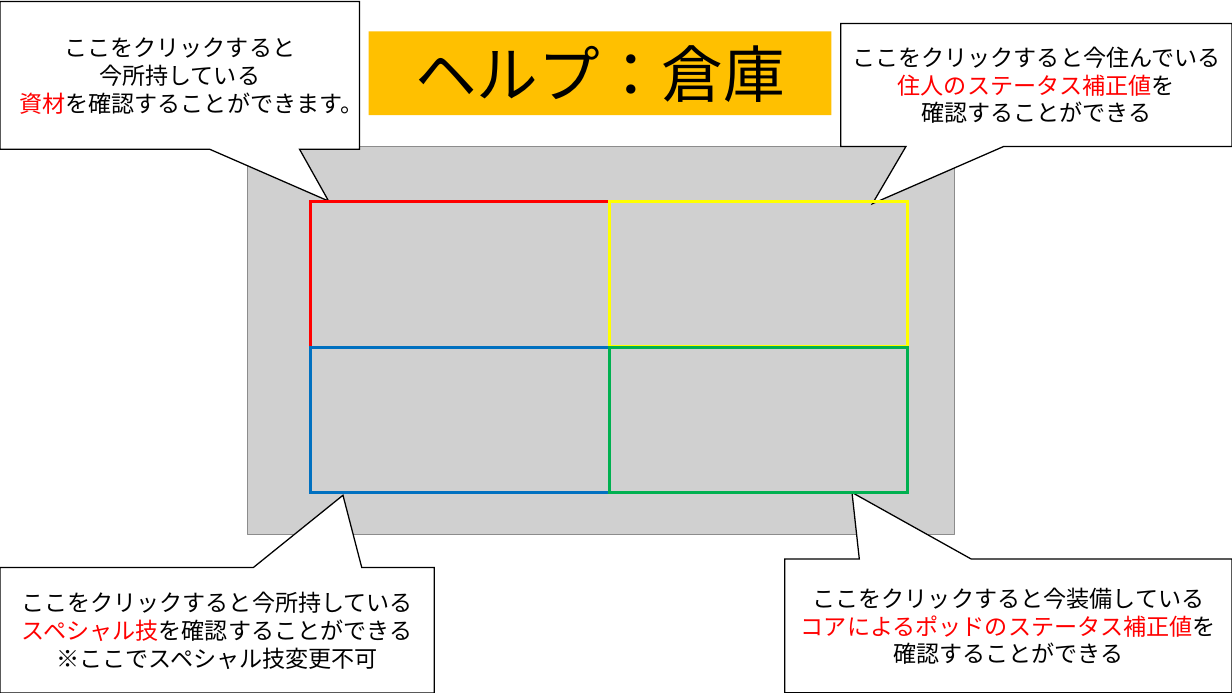
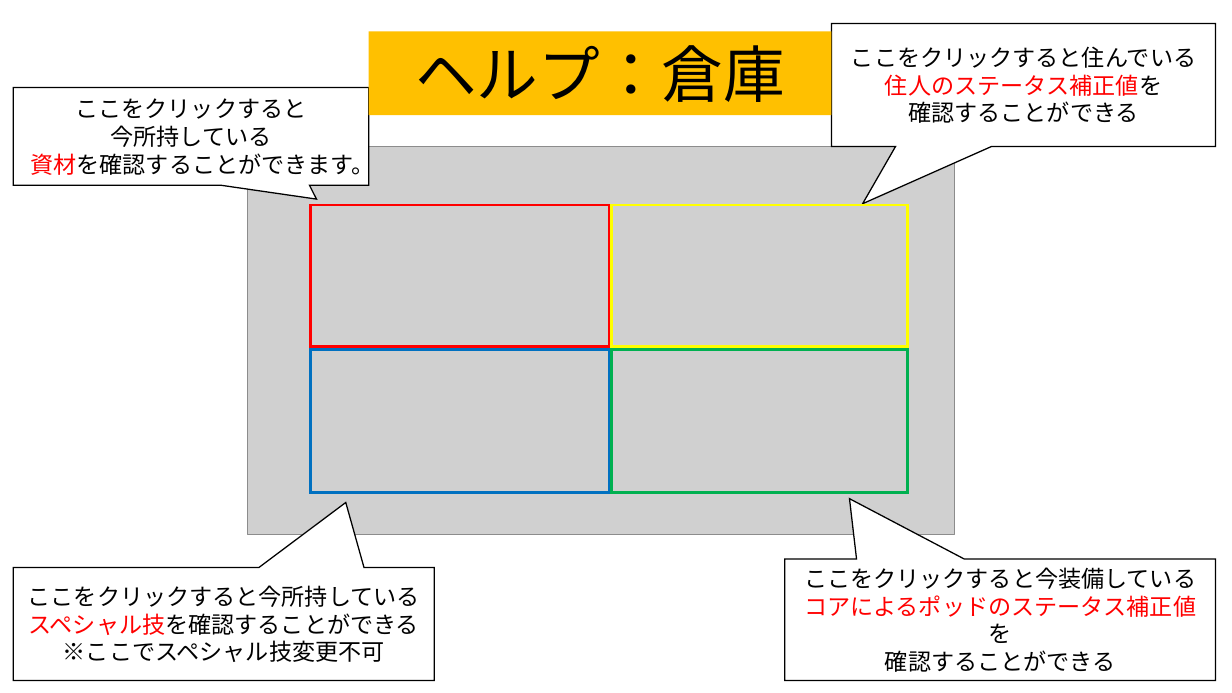
Before and after one commit to team556/team, a slide deck: slide 2 of 説明文.pptx. Drawn at 1232x693 pixels with LibreOffice and Linux fonts; fonts in the diff are those of the drawing; grey boxes stand for pictures. Boxes give left, top, right and bottom in pixels: in the first picture for what was removed or moved away, otherwise in the second. Text is boxed around its words. In the diff, an @@ line names an element or a change of style, - is before the commit and + after.

```diff
--- a/説明文.pptx
+++ b/説明文.pptx
@@ speech box "ここをクリックすると住んでいる": place and size @@
-speech box "ここをクリックすると住んでいる" at box(841, 23, 1232, 146)
+speech box "ここをクリックすると住んでいる" at box(832, 23, 1216, 146)
@@ text in speech box at box(851, 46, 1196, 68): text changed @@
-ここをクリックすると今住んでいる
+ここをクリックすると住んでいる
@@ speech box "ここをクリックすると": place and size @@
-speech box "ここをクリックすると" at box(0, 2, 360, 150)
+speech box "ここをクリックすると" at box(13, 88, 369, 186)
@@ speech box "ここをクリックすると" at box(13, 88, 369, 186): proportions changed @@
@@ rectangle: place and size @@
-rectangle at box(311, 201, 610, 347)
+rectangle at box(311, 205, 610, 347)
@@ rectangle: place and size @@
-rectangle at box(610, 201, 909, 347)
+rectangle at box(612, 205, 909, 347)
@@ speech box "ここをクリックすると今所持している": place and size @@
-speech box "ここをクリックすると今所持している" at box(0, 567, 434, 693)
+speech box "ここをクリックすると今所持している" at box(13, 567, 434, 680)
@@ speech box "ここをクリックすると今装備している": place and size @@
-speech box "ここをクリックすると今装備している" at box(785, 559, 1232, 693)
+speech box "ここをクリックすると今装備している" at box(785, 559, 1215, 680)
```
Also in this commit, not shown: 6 other slides changed, 4 other files.
